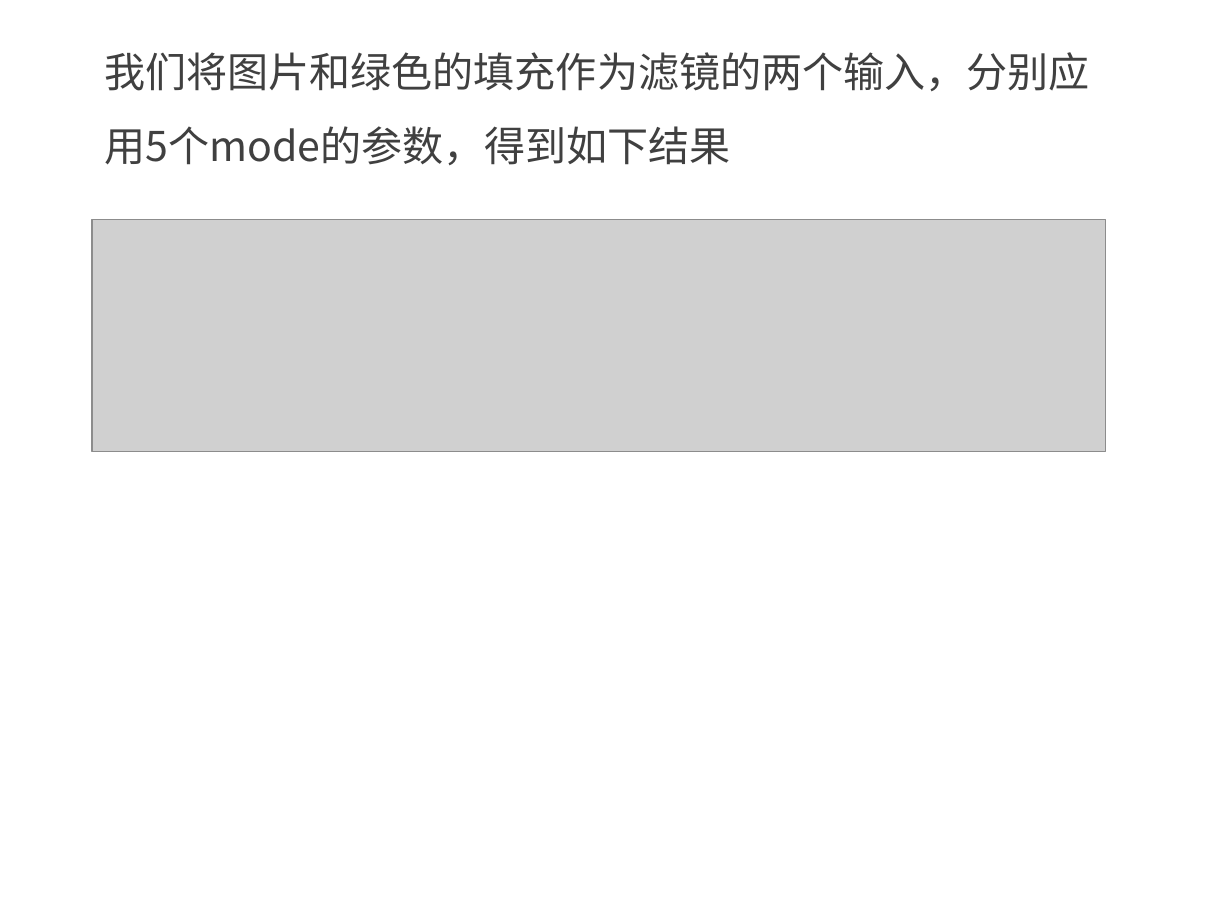
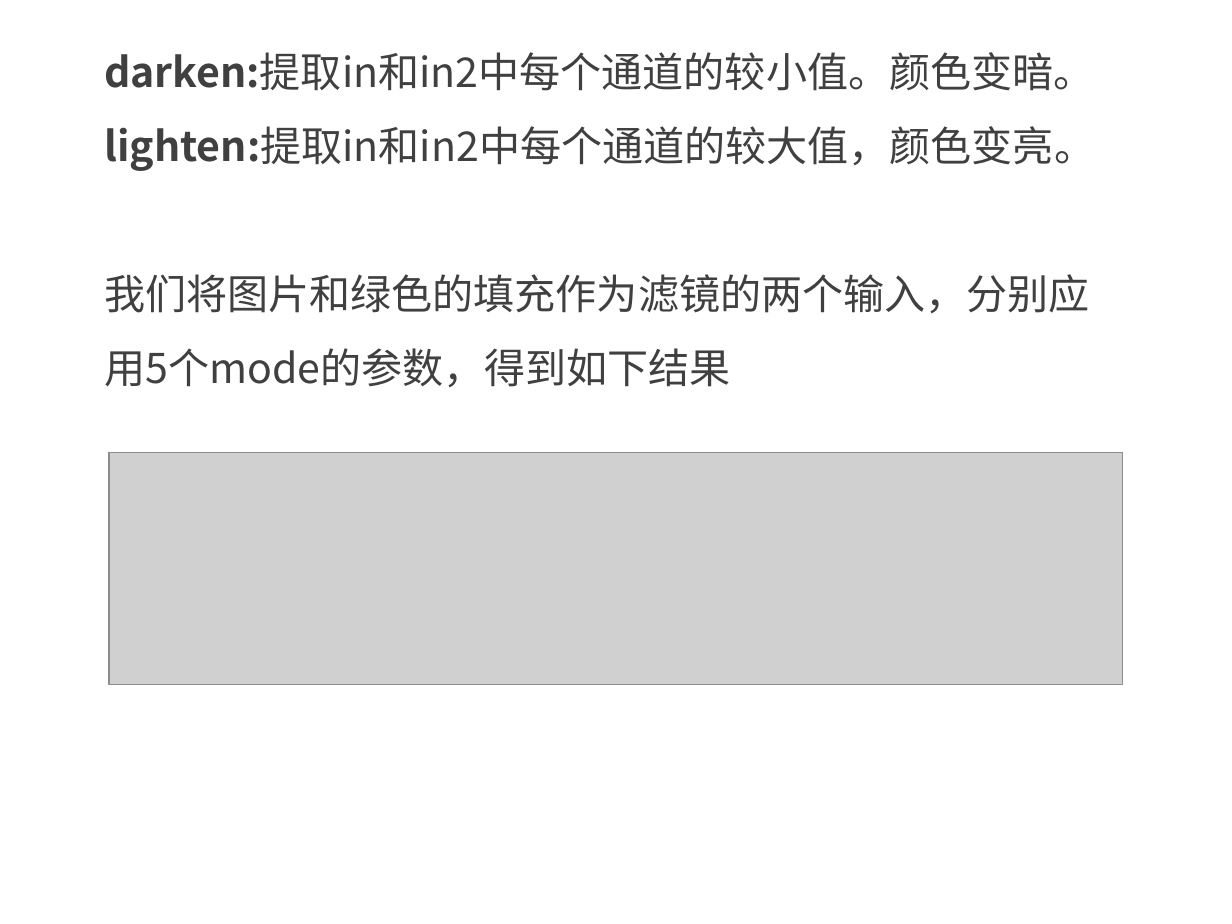
Before and after one commit to kong66/webAni, a slide deck: slide 18 of 13-svg-filter1/svg-filter-1.pptx (slide 11 before the commit). Drawn at 1232x924 pixels with LibreOffice and Linux fonts; fonts in the diff are those of the drawing; grey boxes stand for pictures. Boxes give left, top, right and bottom in pixels: in the first picture for what was removed or moved away, otherwise in the second. Text is boxed around its words. In the diff, an @@ line names an element or a change of style, - is before the commit and + after.

```diff
--- a/13-svg-filter1/svg-filter-1.pptx
+++ b/13-svg-filter1/svg-filter-1.pptx
@@ text at (104, 52, 1095, 171): paragraphs added @@
+darken:提取in和in2中每个通道的较小值。颜色变暗。
+lighten:提取in和in2中每个通道的较大值，颜色变亮。
@@ picture: place and size @@
-picture at (92, 219, 1106, 451)
+picture at (110, 452, 1124, 684)
```
Also in this commit, not shown: 5 other slides changed, 17 slides added, 5 slides removed, 26 other files.
